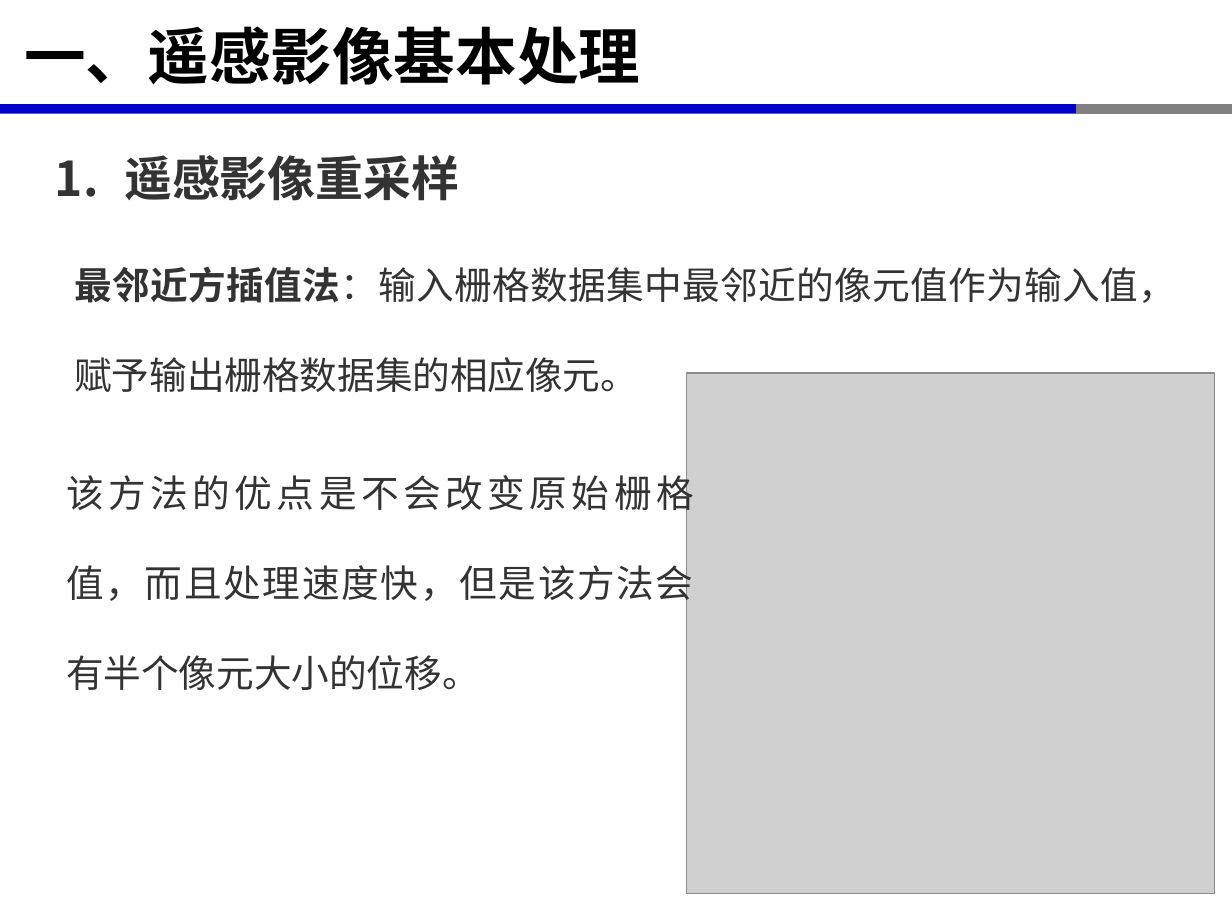
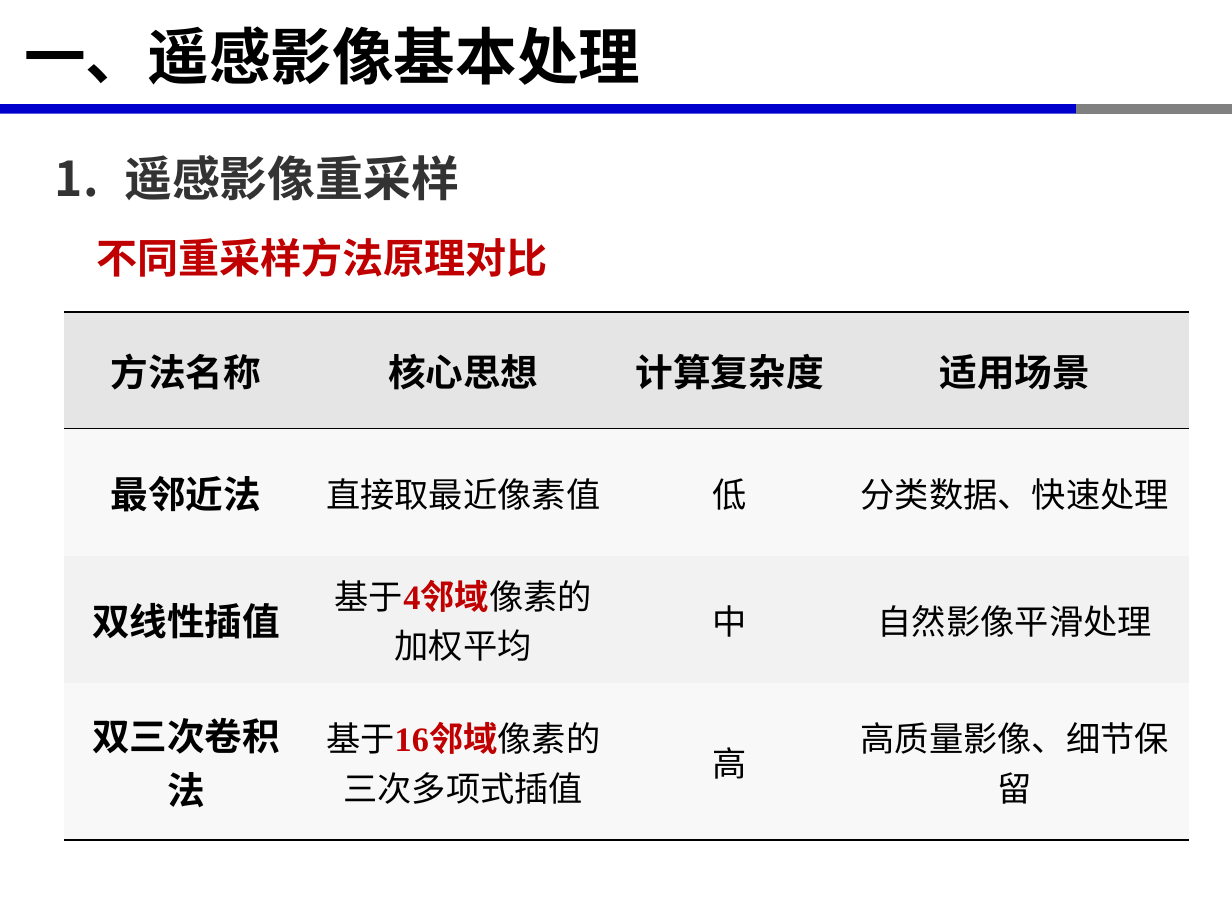
Before and after one commit to xinluo2018/spatial-data-processing, a slide deck: slide 5 of 第6章-栅格数据处理及分析/第2节-栅格数据处理.pptx. Drawn at 1232x924 pixels with LibreOffice and Linux fonts; fonts in the diff are those of the drawing; grey boxes stand for pictures. Boxes give left, top, right and bottom in pixels: in the first picture for what was removed or moved away, otherwise in the second. Text is boxed around its words. In the diff, an @@ line names an element or a change of style, - is before the commit and + after.

```diff
--- a/第6章-栅格数据处理及分析/第2节-栅格数据处理.pptx
+++ b/第6章-栅格数据处理及分析/第2节-栅格数据处理.pptx
@@ text added at (96, 237, 548, 277), 24 pt, text #C00000, bold @@
+不同重采样方法原理对比
@@ text removed at (74, 266, 1176, 392) @@
-最邻近方插值法：输入栅格数据集中最邻近的像元值作为输入值，赋予输出栅格数据集的相应像元。
@@ table added at (64, 312, 1189, 840), 4 rows, 4 columns @@
+方法名称 | 核心思想 | 计算复杂度 | 适用场景
+最邻近法 | 直接取最近像素值 | 低 | 分类数据、快速处理
+双线性插值 | 基于4邻域像素的加权平均 | 中 | 自然影像平滑处理
+双三次卷积法 | 基于16邻域像素的三次多项式插值 | 高 | 高质量影像、细节保留
@@ picture removed at (687, 373, 1215, 893) @@
@@ text removed at (66, 469, 694, 690) @@
-该方法的优点是不会改变原始栅格值，而且处理速度快，但是该方法会有半个像元大小的位移。
```
Also in this commit, not shown: 8 other slides changed, 5 slides added, 7 slides removed, 19 other files.
